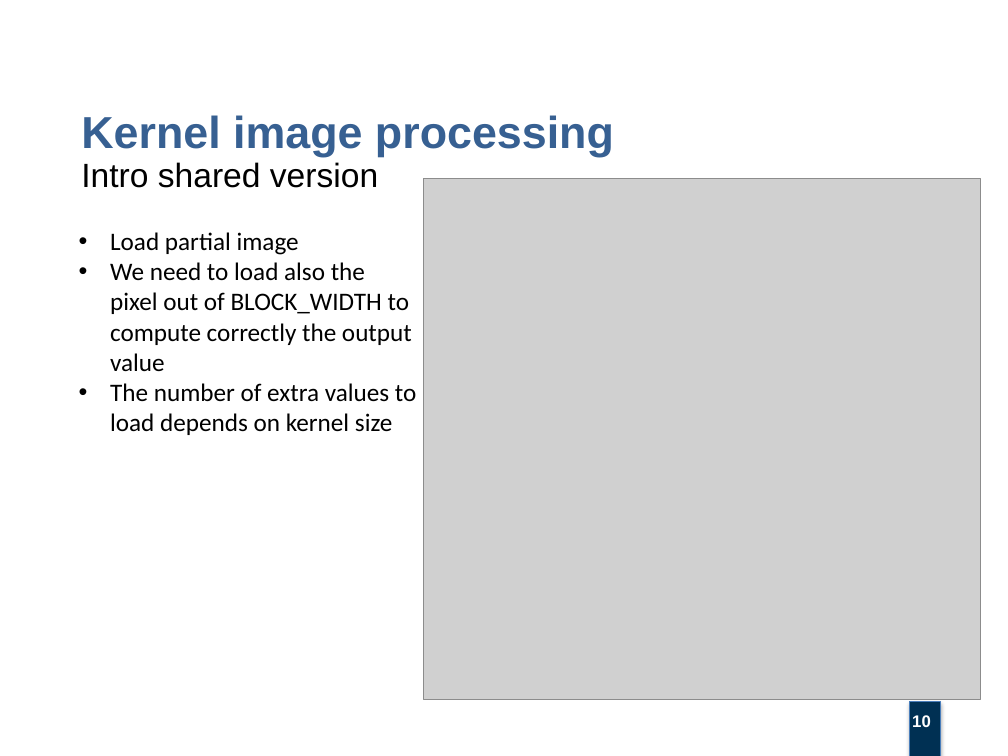
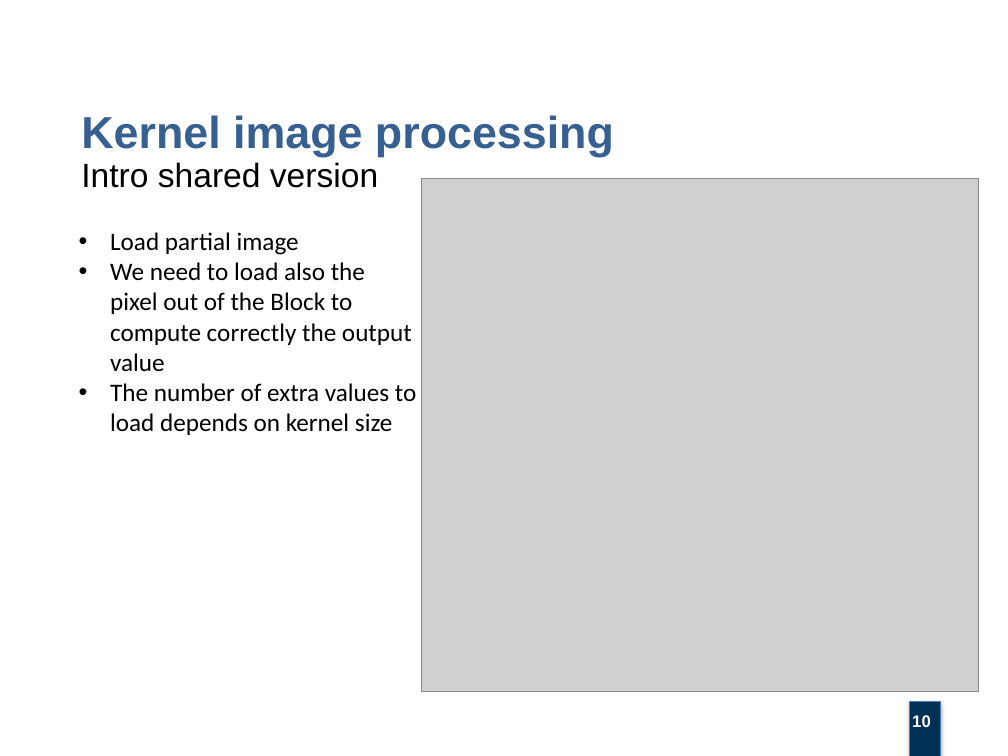
Before and after one commit to villifCoder559/KernelImageProcessing, a slide deck: slide 10 of project_report/kernel_image_processing_presentation.pptx. Drawn at 1008x756 pixels with LibreOffice and Linux fonts; fonts in the diff are those of the drawing; grey boxes stand for pictures; background and template pictures are left out. Boxes give left, top, right and bottom in pixels: in the first picture for what was removed or moved away, otherwise in the second. Text is boxed around its words. In the diff, an @@ line names an element or a change of style, - is before the commit and + after.

```diff
--- a/project_report/kernel_image_processing_presentation.pptx
+++ b/project_report/kernel_image_processing_presentation.pptx
@@ picture: place and size @@
-picture at [423,179,981,700]
+picture at [421,178,978,691]
@@ text at [110,262,412,372]: text changed @@
-• We need to load also the pixel out of BLOCK_WIDTH to compute correctly the output value
+• We need to load also the pixel out of the Block to compute correctly the output value
```
Also in this commit, not shown: 14 other slides changed, 1 other file.
